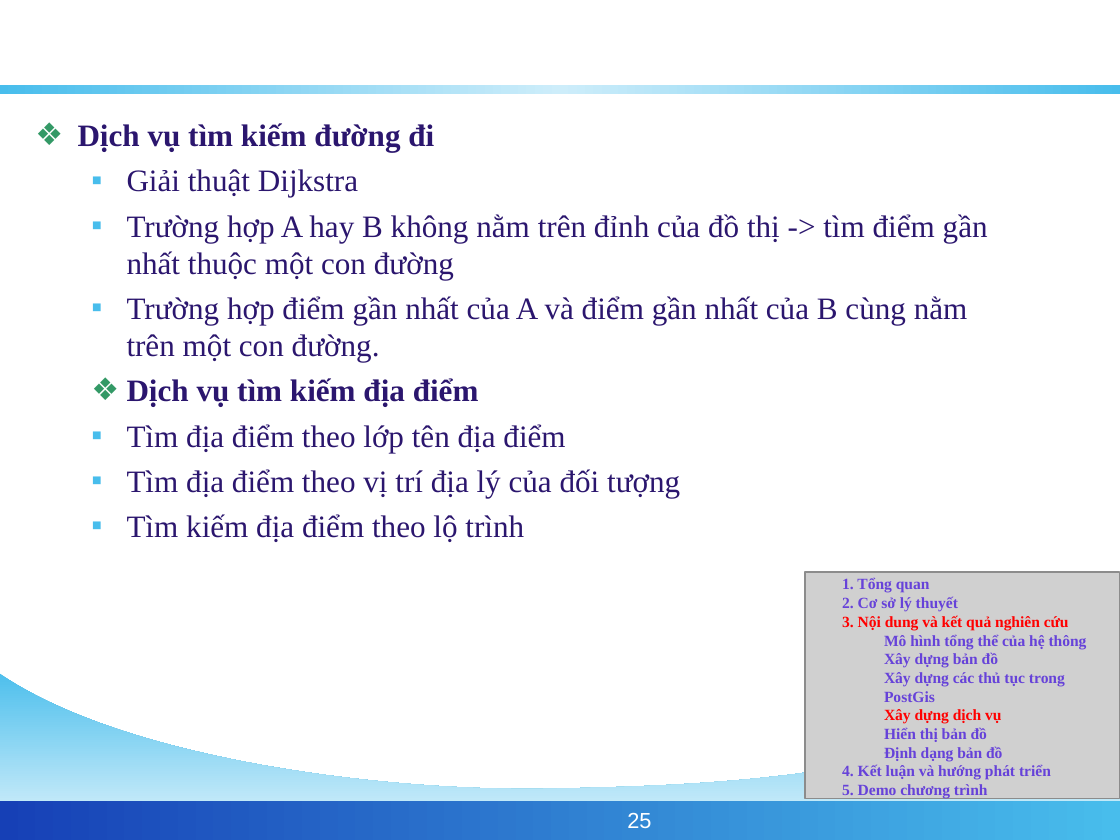
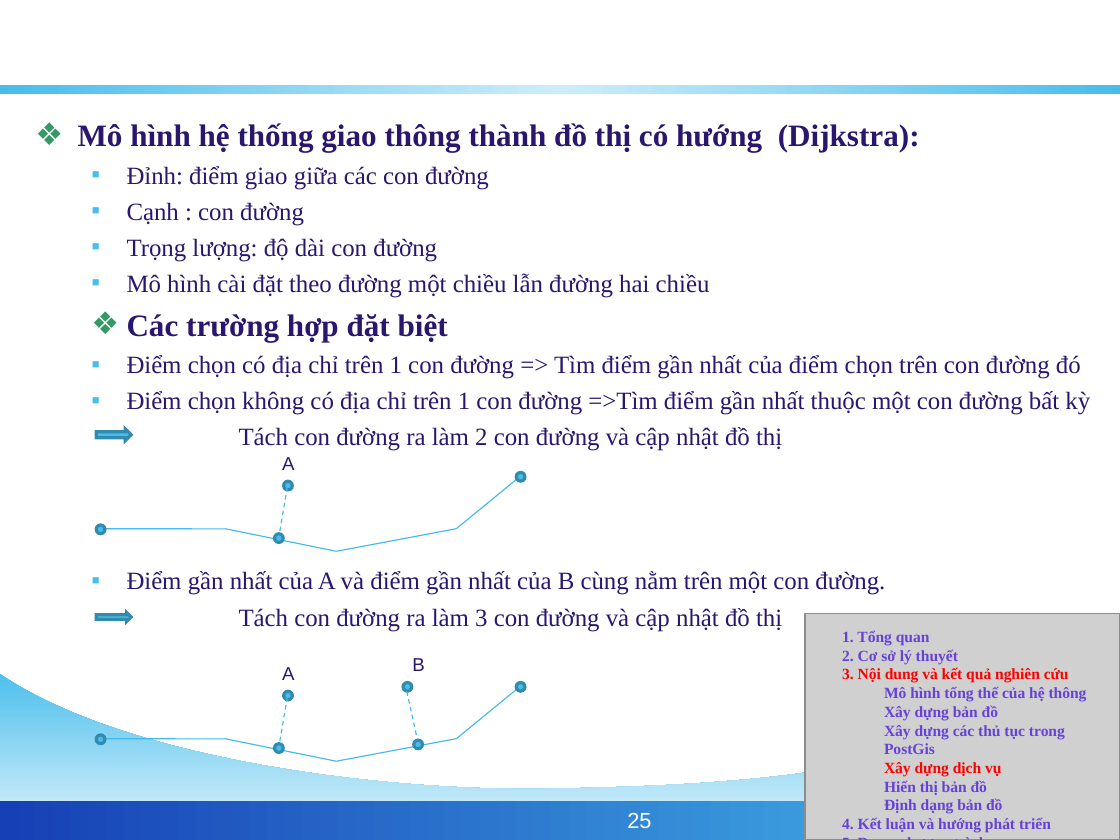
Before and after one commit to phamngsinh/cantho-webgis, a slide deck: slide 25 of Document/Bao Cao/BaoCaoLuanVan.ppt. Drawn at 1120x840 pixels with LibreOffice and Linux fonts; fonts in the diff are those of the drawing; grey boxes stand for pictures; background and template pictures are left out. Boxes give left, top, right and bottom in pixels: in the first picture for what was removed or moved away, otherwise in the second. Text is boxed around its words. In the diff, an @@ line names an element or a change of style, - is before the commit and + after.

```diff
--- a/Document/Bao Cao/BaoCaoLuanVan.ppt
+++ b/Document/Bao Cao/BaoCaoLuanVan.ppt
@@ text removed at (78,123,988,542) @@
-❖ Dịch vụ tìm kiếm đường đi
-  ▪ Giải thuật Dijkstra
-  ▪ Trường hợp A hay B không nằm trên đỉnh của đồ thị -> tìm điểm gần nhất thuộc một con đường
-  ▪ Trường hợp điểm gần nhất của A và điểm gần nhất của B cùng nằm trên một con đường.
-  ❖ Dịch vụ tìm kiếm địa điểm
-  ▪ Tìm địa điểm theo lớp tên địa điểm
-  ▪ Tìm địa điểm theo vị trí địa lý của đối tượng
-  ▪ Tìm kiếm địa điểm theo lộ trình
@@ text added at (78,123,1090,632), 16 pt, text #2B166E @@
+❖ Mô hình hệ thống giao thông thành đồ thị có hướng (Dijkstra):
+  ▪ Đỉnh: điểm giao giữa các con đường
+  ▪ Cạnh : con đường
+  ▪ Trọng lượng: độ dài con đường
+  ▪ Mô hình cài đặt theo đường một chiều lẫn đường hai chiều
+  ❖ Các trường hợp đặt biệt
+  ▪ Điểm chọn có địa chỉ trên 1 con đường => Tìm điểm gần nhất của điểm chọn trên con đường đó
+  ▪ Điểm chọn không có địa chỉ trên 1 con đường =>Tìm điểm gần nhất thuộc một con đường bất kỳ
+  Tách con đường ra làm 2 con đường và cập nhật đồ thị
+  ▪ Điểm gần nhất của A và điểm gần nhất của B cùng nằm trên một con đường.
+  Tách con đường ra làm 3 con đường và cập nhật đồ thị
@@ right arrow added at (96,429,131,441), fill #48BDEC, outline #328AAD 2.01 pt @@
@@ group added at (96,457,525,551): 5 lines, 4 ellipses, 1 text @@
+A
@@ right arrow added at (96,613,131,622), fill #48BDEC, outline #328AAD 2.01 pt @@
@@ picture: place and size @@
-picture at (805,572,1120,799)
+picture at (805,614,1120,840)
@@ text "1. Tổng quan" rewrapped from (842,578,1087,799) to (842,631,1087,833) @@
@@ group added at (96,658,525,762): 6 ellipses, 6 lines, 2 texts @@
+A
+B
```
Also in this commit, not shown: 10 other slides changed, 2 slides added, 2 slides removed.
